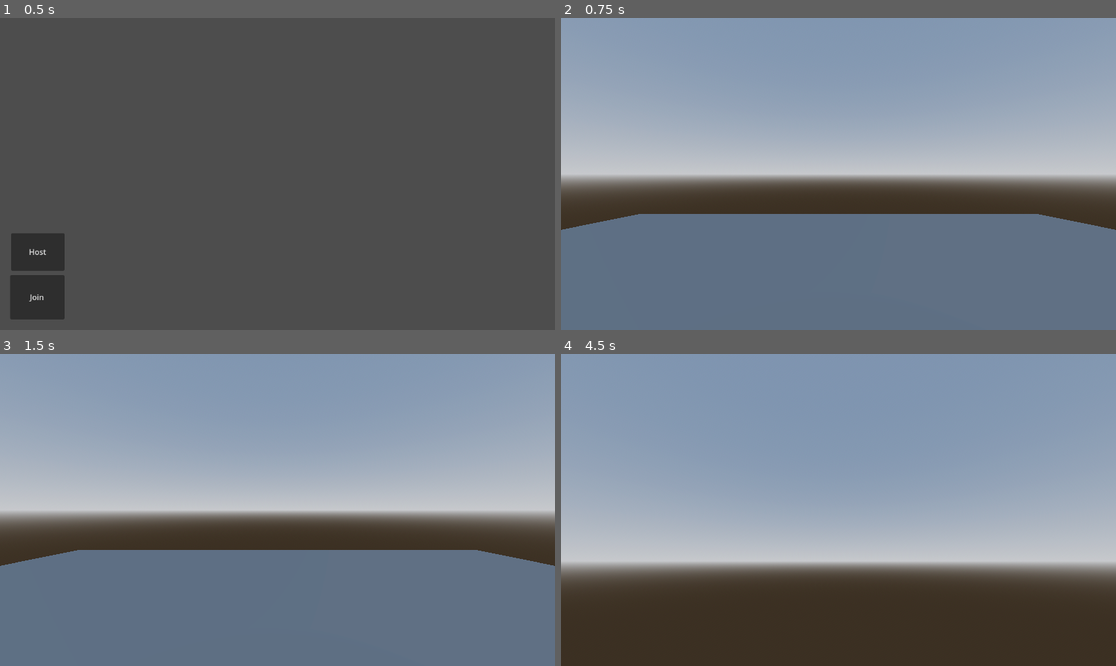
Above: before the commit, frames 1-4 (two rows, left to right).
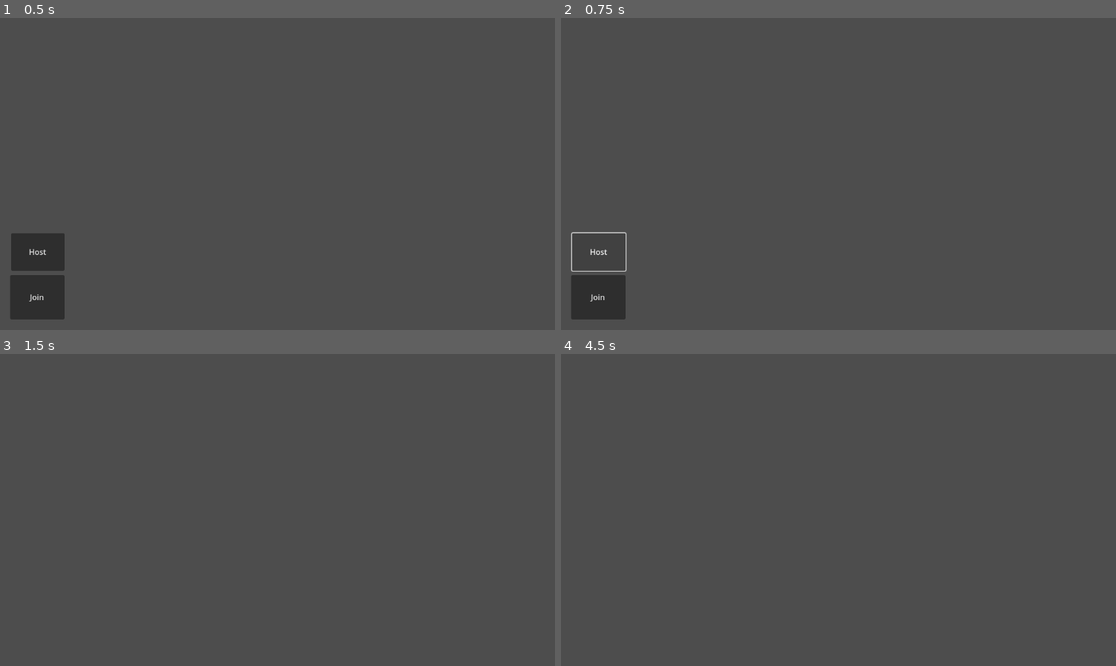
Above: after the commit, the same moments.

Repository: Eimantasas/multiplayer-test-github
Game: Godot game, scene res://Scenes/main_scene.tscn
The game is run twice, just before and just after one commit, with the same random seed, the same clock (stepped at 60 frames per second) and the same inputs.
Inputs (mouse positions are in pixels of both pictures, inside the frame that each line leads up to):
- Up to frame 1 (0.5 s): no input
- Up to frame 2 (0.75 s): click "Host" at 0.5 s
- Up to frame 3 (1.5 s): click (38, 634) at 1.25 s, where only the run after the commit has a clickable "Join"
- Up to frame 4 (4.5 s): tap Enter (ui_accept) at 2, 2.27, 3.02, 3.5, 4.25 s; move the mouse to (866, 510) at 2.02 s; hold Up (ui_up) from 2.03 s (still down); click (866, 510) at 2.1 s; tap A (a, bound only after the commit) at 2.3, 2.85 s; move the mouse to (810, 510) at 2.77 s; tap D (d, bound only after the commit) at 3.05, 3.6 s; move the mouse to (849, 503) at 3.52 s; tap S (s, bound only after the commit) at 3.8, 4.35 s; move the mouse to (832, 516) at 4.27 s

Frame 1 is identical in both runs. In frame 2, 97% of the frame differs, in the area x 0-100%, y 0-100%; in frame 3, 97%; in frame 4, 97%.

Commit message:
reuploading files

Diff:
--- /dev/null
+++ b/Scenes/bullet.tscn
@@ -0,0 +1,15 @@
+[gd_scene load_steps=3 format=3 uid="uid://cssn13ms2xrwe"]
+
+[ext_resource type="Script" uid="uid://cpunlkuhk6qkh" path="res://Scripts/bullet.gd" id="1_xjght"]
+
+[sub_resource type="CylinderMesh" id="CylinderMesh_xjght"]
+
+[node name="Bullet" type="RayCast3D"]
+transform = Transform3D(1, 0, 0, 0, -0.00151841, -0.999999, 0, 0.999999, -0.00151841, 0, 0, 0)
+script = ExtResource("1_xjght")
+
+[node name="Body" type="MeshInstance3D" parent="."]
+transform = Transform3D(0.1, 0, 0, 0, 0.1, 0, 0, 0, 0.1, 0, 0, 0)
+mesh = SubResource("CylinderMesh_xjght")
+
+[node name="Timer" type="Timer" parent="."]
--- a/Scenes/main_scene.tscn
+++ b/Scenes/main_scene.tscn
@@ -25,11 +25,15 @@
 script = ExtResource("1_1tfmh")
 player_scene = ExtResource("1_5hqby")
 
+[node name="DirectionalLight3D" type="DirectionalLight3D" parent="."]
+transform = Transform3D(-0.866023, -0.433016, 0.250001, 0.0015097, 0.497731, 0.86733, -0.500001, 0.751506, -0.430393, 0, 17.0783, 0)
+shadow_enabled = true
+
 [node name="WorldEnvironment" type="WorldEnvironment" parent="."]
 environment = SubResource("Environment_1erbr")
 
 [node name="PlatformMesh" type="MeshInstance3D" parent="."]
-transform = Transform3D(15.7494, 0, 0, 0, 0.259086, 0, 0, 0, 16.0142, 0, 0, 0)
+transform = Transform3D(49.171, 0, 0, 0, 0.809, 0, 0, 0, 50, 0, -0.55893, 0)
 mesh = SubResource("BoxMesh_cq61d")
 
 [node name="Platform" type="StaticBody3D" parent="PlatformMesh"]
@@ -57,7 +61,7 @@
 "
 
 [node name="MultiplayerSpawner" type="MultiplayerSpawner" parent="."]
-_spawnable_scenes = PackedStringArray("res://Scenes/player.tscn")
+_spawnable_scenes = PackedStringArray("uid://cx58iu6thdb4j")
 spawn_path = NodePath("..")
 
 [connection signal="button_up" from="CanvasLayer/Host" to="." method="_on_host_button_up"]
--- a/Scenes/player.tscn
+++ b/Scenes/player.tscn
@@ -13,6 +13,9 @@
 properties/1/path = NodePath(".:rotation")
 properties/1/spawn = true
 properties/1/replication_mode = 1
+properties/2/path = NodePath("Head:rotation")
+properties/2/spawn = true
+properties/2/replication_mode = 1
 
 [node name="Player" type="CharacterBody3D"]
 transform = Transform3D(1, 0, 0, 0, 1, 0, 0, 0, 1, 0, 1.08962, 0)
@@ -28,12 +31,16 @@
 [node name="Head" type="Node3D" parent="."]
 transform = Transform3D(1, 0, 0, 0, 1, 0, 0, 0, 1, 0, 0.573431, 0)
 
+[node name="MeshInstance3D2" type="MeshInstance3D" parent="Head"]
+transform = Transform3D(1, 0, 0, 0, 0.0872828, 0, 0, 0, 1.49007, 0, -0.851687, -0.318027)
+mesh = SubResource("CapsuleMesh_suivr")
+skeleton = NodePath("../..")
+
 [node name="Camera3D" type="Camera3D" parent="Head"]
 transform = Transform3D(1, 0, 0, 0, 1, 0, 0, 0, 1, 0, 0.00994563, 0)
 
-[node name="MeshInstance3D2" type="MeshInstance3D" parent="."]
-transform = Transform3D(1, 0, 0, 0, 0.0872828, 0, 0, 0, 1.49007, 0, -0.278256, -0.318027)
-mesh = SubResource("CapsuleMesh_suivr")
+[node name="ShootPoint" type="Marker3D" parent="Head"]
+transform = Transform3D(1, 0, 0, 0, 1, 0, 0, 0, 1, 0, -0.0993793, -0.604184)
 
 [node name="MultiplayerSynchronizer" type="MultiplayerSynchronizer" parent="."]
 replication_config = SubResource("SceneReplicationConfig_aejrd")
--- /dev/null
+++ b/Scripts/bullet.gd
@@ -0,0 +1,16 @@
+extends RayCast3D
+
+var speed : float = 90.0
+var damage: int = 20
+
+func _physics_process(delta: float) -> void:
+	position += global_basis * Vector3.FORWARD * speed * delta
+	target_position = Vector3.FORWARD * speed * delta
+	force_raycast_update()
+
+	var collider = get_collider()
+	if is_colliding():
+		global_position = get_collision_point()
+
+		if collider.has_method("take_damage"):
+			collider.take_damage(damage)
--- a/Scripts/main_scene.gd
+++ b/Scripts/main_scene.gd
@@ -1,18 +1,40 @@
 extends Node3D
 
-var peer = ENetMultiplayerPeer.new()
+var peer
 @export var player_scene: PackedScene
 
-func _on_host_button_up() -> void:
-	peer.create_server(1027)
-	multiplayer.multiplayer_peer = peer
-	multiplayer.peer_connected.connect(add_player)
-	add_player()
-	$CanvasLayer.hide()
+var address: String = "172.31.1.76"
+var port: int = 5555
+#var database: SQLite
+
+#func _ready() -> void:
+#	database = SQLite.new()
+#	database.path = "res://data.db"
+#	database.open_db()
+#	create_sql_table()
+
+#func create_sql_table():
+#	var table = {
+#		"id" : {"data_type":"int", "primary_key":true, "not_null":true, "auto_increment":true},
+#		"playerid": {"data_type":"int"},
+#		"score": {"data_type":"int"}
+#	}
+#	database.create_table("players", table)
+
+#func insert_data_to_database(playerid: int, score: int):
+#	var data = {
+#		"playerid": playerid,
+#		"score": score
+#		}
+
+#	database.insert_row("players", data)
+
 
 func _on_join_button_up() -> void:
-	peer.create_client("127.0.0.1", 1027)
+	peer = ENetMultiplayerPeer.new()
+	peer.create_client(address, port)
 	multiplayer.multiplayer_peer = peer
+#	insert_data_to_database(peer.get_unique_id(), 200)
 	$CanvasLayer.hide()
 
 func exit_game(id):
--- a/Scripts/player.gd
+++ b/Scripts/player.gd
@@ -6,9 +6,14 @@
 
 @onready var head: Node3D = $Head
 @onready var camera: Camera3D = $Head/Camera3D
+@onready var shoot_point: Marker3D = $Head/ShootPoint
+
+var bullet_scene = load("res://Scenes/bullet.tscn")
 
 #First person camera vars
 const SENSITIVITY: float = 0.001
+func _enter_tree() -> void:
+	set_multiplayer_authority(name.to_int())
 
 func _ready() -> void:
 	camera.current = is_multiplayer_authority()
@@ -28,16 +33,19 @@
 			Input.set_mouse_mode(Input.MOUSE_MODE_VISIBLE)
 
 		if Input.is_action_just_pressed("quit"):
+			multiplayer.multiplayer_peer = null
 			$"../".exit_game(name.to_int())
 			get_tree().quit()
 
 		if Input.is_action_just_pressed("mouse_click"):
 			Input.set_mouse_mode(Input.MOUSE_MODE_CAPTURED)
+			if Input.mouse_mode == Input.MOUSE_MODE_CAPTURED:
+				shoot()
 
 		# Get the input direction and handle the movement/deceleration.
 		# As good practice, you should replace UI actions with custom gameplay actions.
-		var input_dir := Input.get_vector("ui_left", "ui_right", "ui_up", "ui_down")
-		var direction := (transform.basis * Vector3(input_dir.x, 0, input_dir.y)).normalized()
+		var input_dir := Input.get_vector("a", "d", "w", "s")
+		var direction := (head.transform.basis * transform.basis * Vector3(input_dir.x, 0, input_dir.y)).normalized()
 		if direction:
 			velocity.x = direction.x * SPEED
 			velocity.z = direction.z * SPEED
@@ -47,13 +55,21 @@
 
 		move_and_slide()
 
+func shoot():
+	var projectile = bullet_scene.instantiate()
+	shoot_point.add_child(projectile)
+	projectile.global_transform = global_transform
+	projectile.top_level = true
+
+func take_damage(amount:int) -> void:
+	# If already dead, don't take more damage
+	pass
+
 
 func _unhandled_input(event):
-	if Input.mouse_mode == Input.MOUSE_MODE_CAPTURED:
-		if event is InputEventMouseMotion:
-			head.rotate_y(-event.relative.x * SENSITIVITY)
-			camera.rotate_x(-event.relative.y * SENSITIVITY)
-			camera.rotation.x = clamp(camera.rotation.x, deg_to_rad(-90), deg_to_rad(90))
-
-func _enter_tree():
-	set_multiplayer_authority(name.to_int())
+	if is_multiplayer_authority():
+		if Input.mouse_mode == Input.MOUSE_MODE_CAPTURED:
+			if event is InputEventMouseMotion:
+				head.rotate_y(-event.relative.x * SENSITIVITY)
+				camera.rotate_x(-event.relative.y * SENSITIVITY)
+				camera.rotation.x = clamp(camera.rotation.x, deg_to_rad(-90), deg_to_rad(90))
--- a/project.godot
+++ b/project.godot
@@ -12,7 +12,7 @@
 
 config/name="Multiplayer-test"
 run/main_scene="res://Scenes/main_scene.tscn"
-config/features=PackedStringArray("4.3", "Mobile")
+config/features=PackedStringArray("4.4", "Mobile")
 config/icon="res://icon.svg"
 
 [input]
@@ -27,6 +27,26 @@
 "events": [Object(InputEventKey,"resource_local_to_scene":false,"resource_name":"","device":-1,"window_id":0,"alt_press …(192 unchanged characters)…
 ]
 }
+w={
+"deadzone": 0.2,
+"events": [Object(InputEventKey,"resource_local_to_scene":false,"resource_name":"","device":-1,"window_id":0,"alt_pressed":false,"shift_pressed":false,"ctrl_pressed":false,"meta_pressed":false,"pressed":false,"keycode":0,"physical_keycode":87,"key_label":0,"unicode":119,"location":0,"echo":false,"script":null)
+]
+}
+a={
+"deadzone": 0.2,
+"events": [Object(InputEventKey,"resource_local_to_scene":false,"resource_name":"","device":-1,"window_id":0,"alt_pressed":false,"shift_pressed":false,"ctrl_pressed":false,"meta_pressed":false,"pressed":false,"keycode":0,"physical_keycode":65,"key_label":0,"unicode":97,"location":0,"echo":false,"script":null)
+]
+}
+s={
+"deadzone": 0.2,
+"events": [Object(InputEventKey,"resource_local_to_scene":false,"resource_name":"","device":-1,"window_id":0,"alt_pressed":false,"shift_pressed":false,"ctrl_pressed":false,"meta_pressed":false,"pressed":false,"keycode":0,"physical_keycode":83,"key_label":0,"unicode":115,"location":0,"echo":false,"script":null)
+]
+}
+d={
+"deadzone": 0.2,
+"events": [Object(InputEventKey,"resource_local_to_scene":false,"resource_name":"","device":-1,"window_id":0,"alt_pressed":false,"shift_pressed":false,"ctrl_pressed":false,"meta_pressed":false,"pressed":false,"keycode":0,"physical_keycode":68,"key_label":0,"unicode":100,"location":0,"echo":false,"script":null)
+]
+}
 
 [layer_names]
 
Not shown: 1 places in Scenes/main_scene.tscn that only renumber resources
Not shown: 1 places in Scenes/player.tscn that only renumber resources
Not shown, added: Scripts/bullet.gd.uid
Not shown, added: Scripts/main_scene.gd.uid
Not shown, added: Scripts/player.gd.uid
Not shown, added: addons/godot-sqlite/gdsqlite.gdextension.uid
Not shown, added: addons/godot-sqlite/godot-sqlite.gd
Not shown, added: addons/godot-sqlite/godot-sqlite.gd.uid
Not shown, added: addons/godot-sqlite/plugin.cfg
Not shown, added: addons/.DS_Store
Not shown, added: addons/godot-sqlite/LICENSE.md
Not shown, added: addons/godot-sqlite/bin/libgdsqlite.android.template_debug.arm64.so
(and 33 more such lines)
